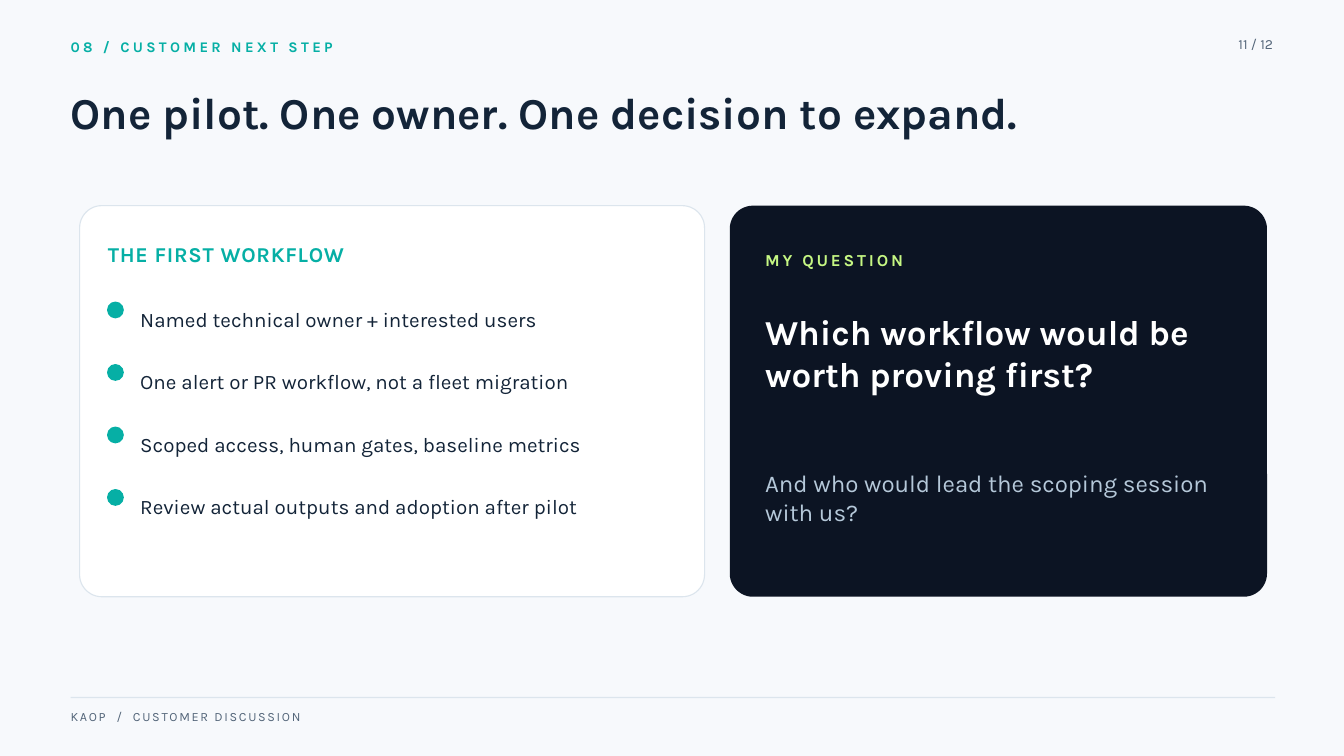
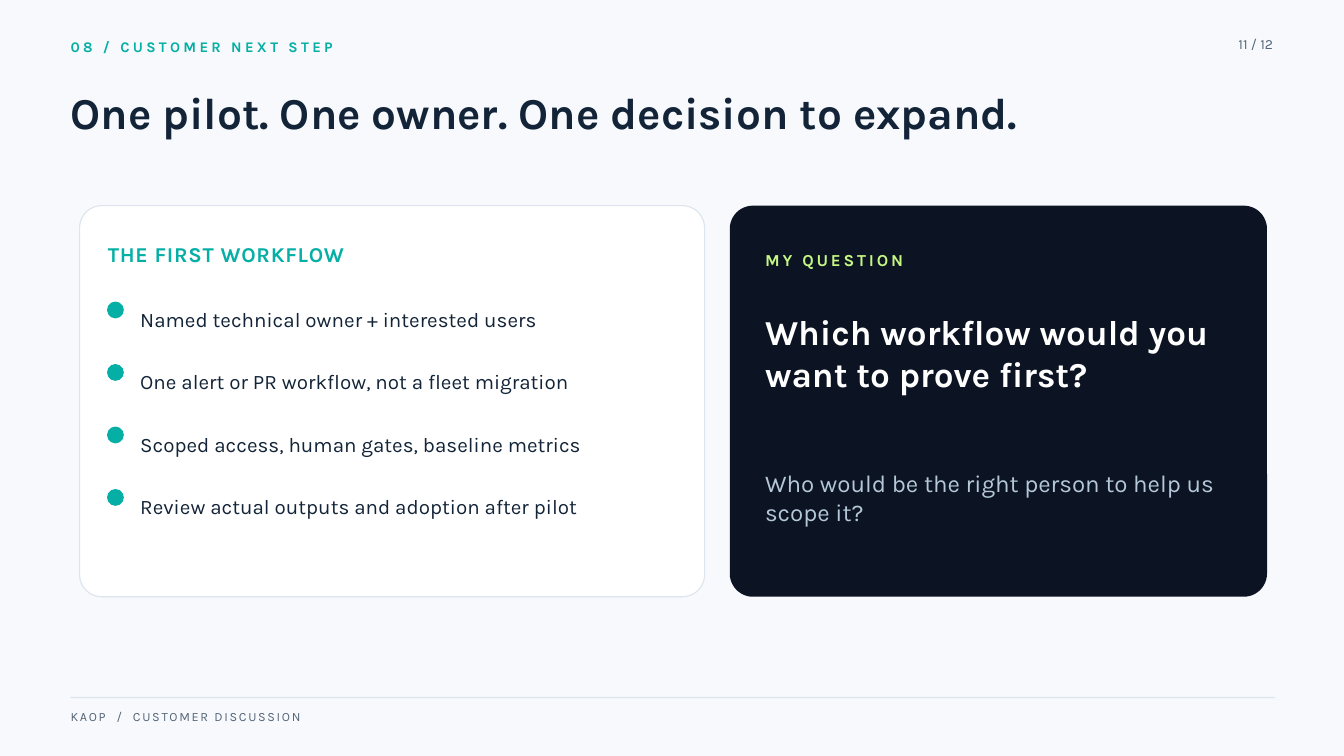
Before and after one commit to chizeni24/komodor-production-lab, a slide deck: slide 11 of docs/presentation/KAOP_Customer_Pitch.pptx. Drawn at 1344x756 pixels with LibreOffice and Linux fonts; fonts in the diff are those of the drawing. Boxes give left, top, right and bottom in pixels: in the first picture for what was removed or moved away, otherwise in the second. Text is boxed around its words. In the diff, an @@ line names an element or a change of style, - is before the commit and + after.

```diff
--- a/docs/presentation/KAOP_Customer_Pitch.pptx
+++ b/docs/presentation/KAOP_Customer_Pitch.pptx
@@ text at (765,320,1208,396): text changed @@
-Which workflow would be worth proving first?
+Which workflow would you want to prove first?
@@ text at (765,475,1214,527): text changed @@
-And who would lead the scoping session with us?
+Who would be the right person to help us scope it?
```
Also in this commit, not shown: 2 other slides changed, 1 other file.
